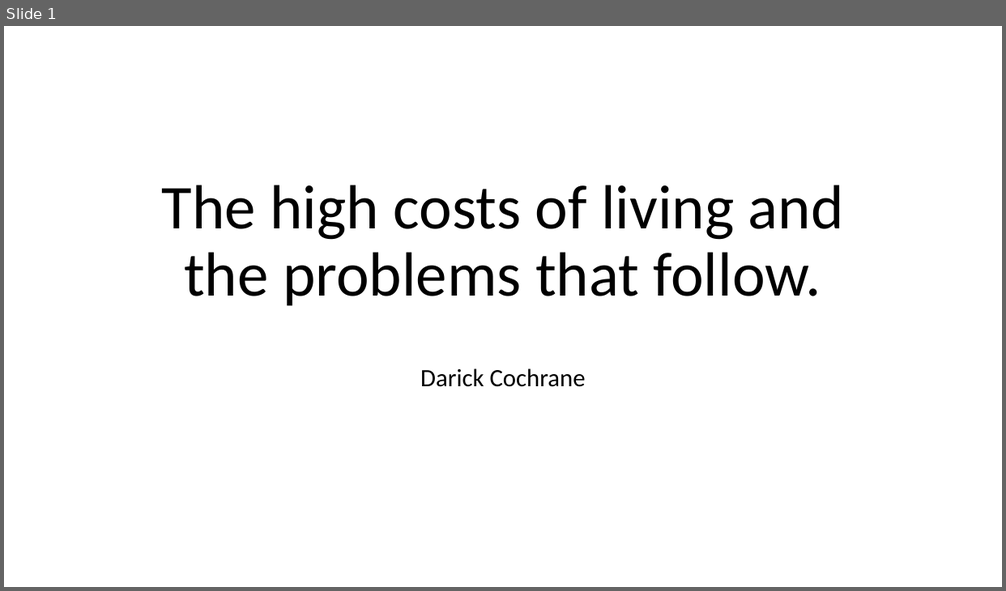
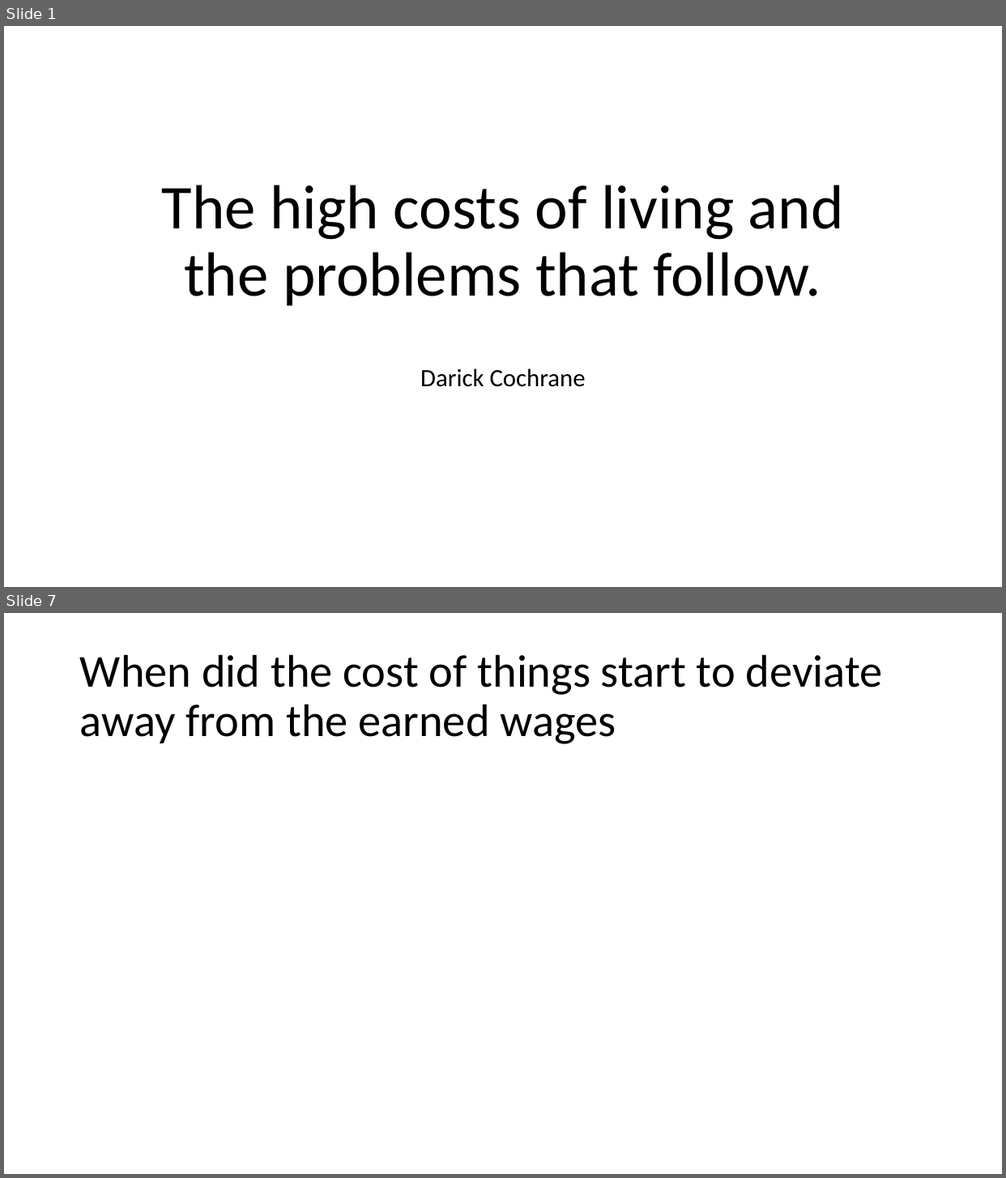
Before and after one commit to Sk1ttlelol/English-2010, a slide deck: costs of living A1.pptx. Shown one above the other, each under a label of ours: slide 1 before the commit, slides 1 and 7 after it; the slides between them are not shown. The pictures are 1006x591 and 1006x1178 pixels, drawn with LibreOffice and Linux fonts; fonts in the diff are those of the drawing. Boxes give left, top, right and bottom in pixels: in the first picture for what was removed or moved away, otherwise in the second. Text is boxed around its words. In the diff, an @@ line names an element or a change of style, - is before the commit and + after.

Commit message:
slides

```diff
--- a/costs of living A1.pptx
+++ b/costs of living A1.pptx
@@ slide 7 added at (4, 613, 1002, 1174), background #FFFFFF @@
@@ title added at (80, 654, 883, 744), 44 pt, text #000000 @@
+When did the cost of things start to deviate away from the earned wages
```
Also in this commit, not shown: 8 other slides added, 1 other file.
